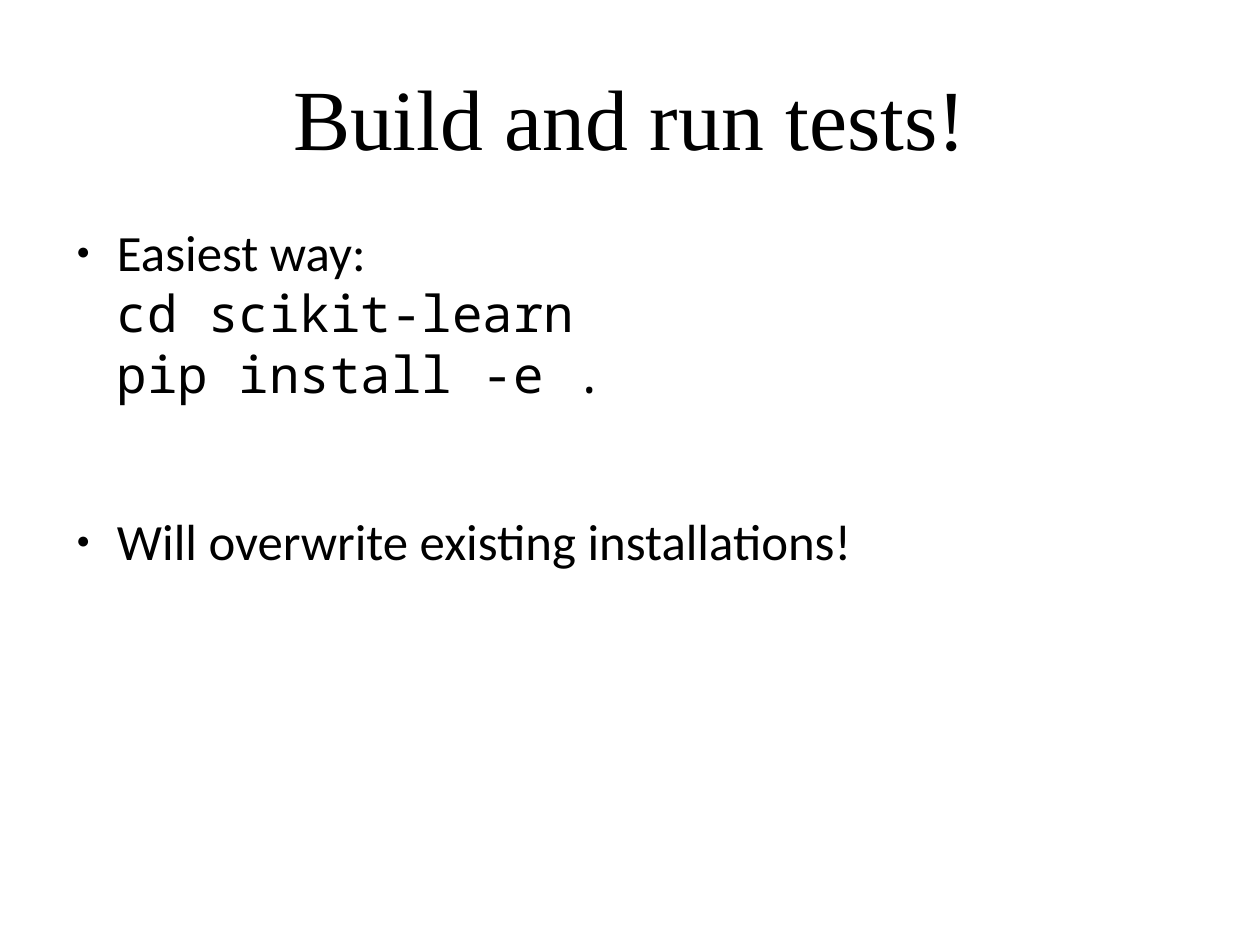
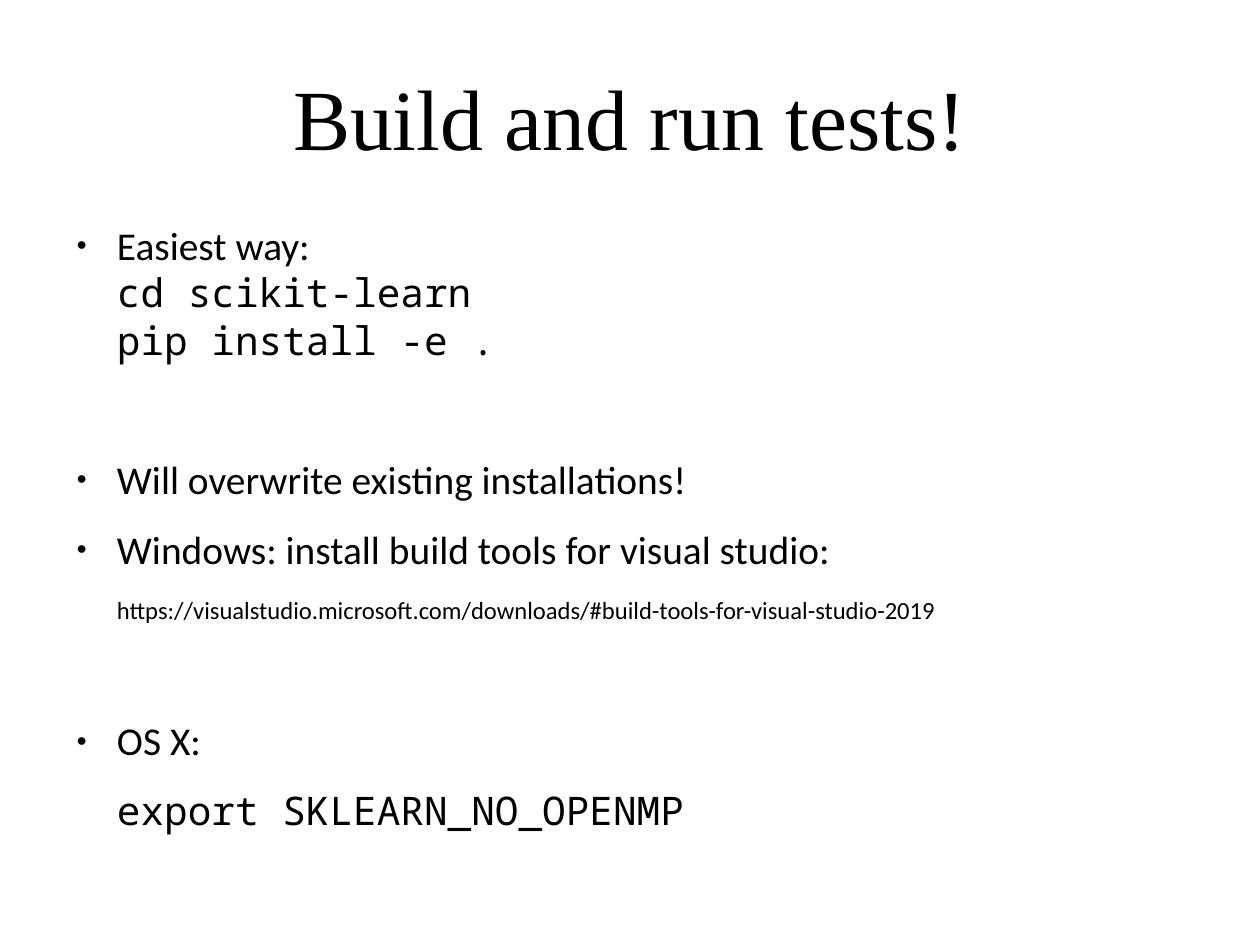
Before and after one commit to wimlds/bayarea-2019-scikit-sprint, a slide deck: slide 5 of wimlds-sprint-intro.odp. Drawn at 1260x945 pixels with LibreOffice and Linux fonts; fonts in the diff are those of the drawing. Boxes give left, top, right and bottom in pixels: in the first picture for what was removed or moved away, otherwise in the second. Text is boxed around its words. In the diff, an @@ line names an element or a change of style, - is before the commit and + after.

```diff
--- a/wimlds-sprint-intro.odp
+++ b/wimlds-sprint-intro.odp
@@ text at (x1=117, y1=233, x2=686, y2=501): size 32 to 24.8 pt in "Easiest way: cd scikit-learn pip install -e ...", "Will overwrite existing installations!" @@
@@ text at (x1=117, y1=536, x2=935, y2=835): paragraphs added @@
+● Windows: install build tools for visual studio:
+https://visualstudio.microsoft.com/downloads/#build-tools-for-visual-studio-2019
+● OS X:
+export SKLEARN_NO_OPENMP
```
Also in this commit, not shown: 1 other file.
